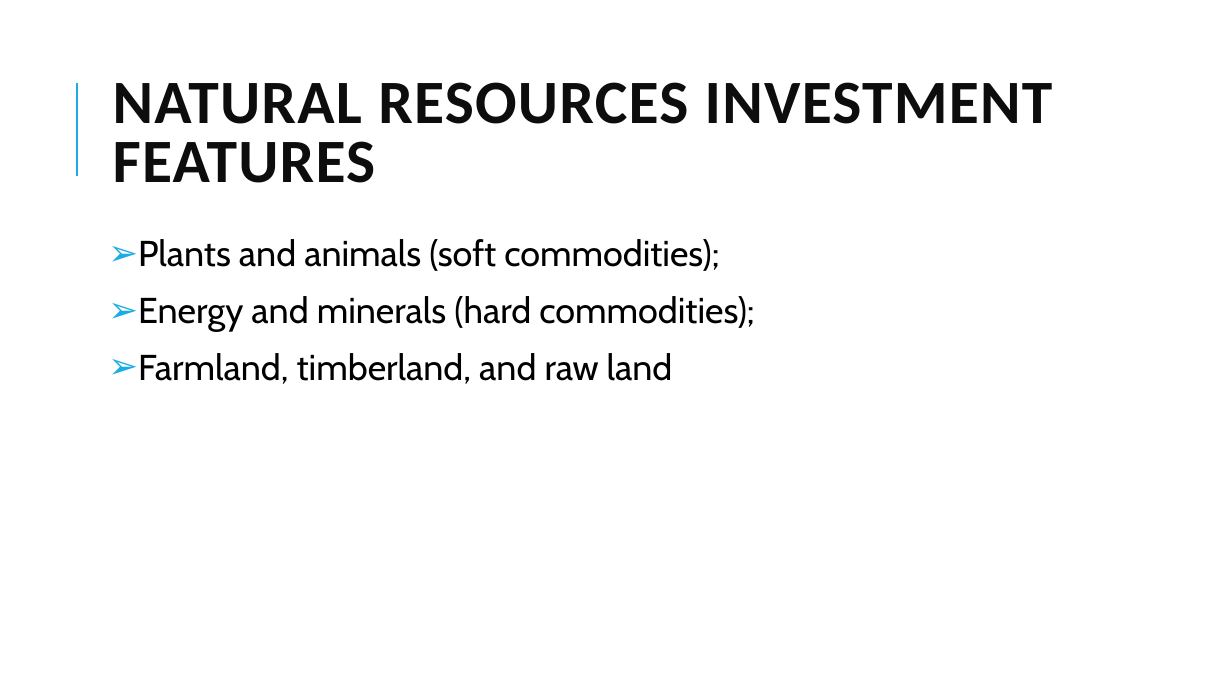
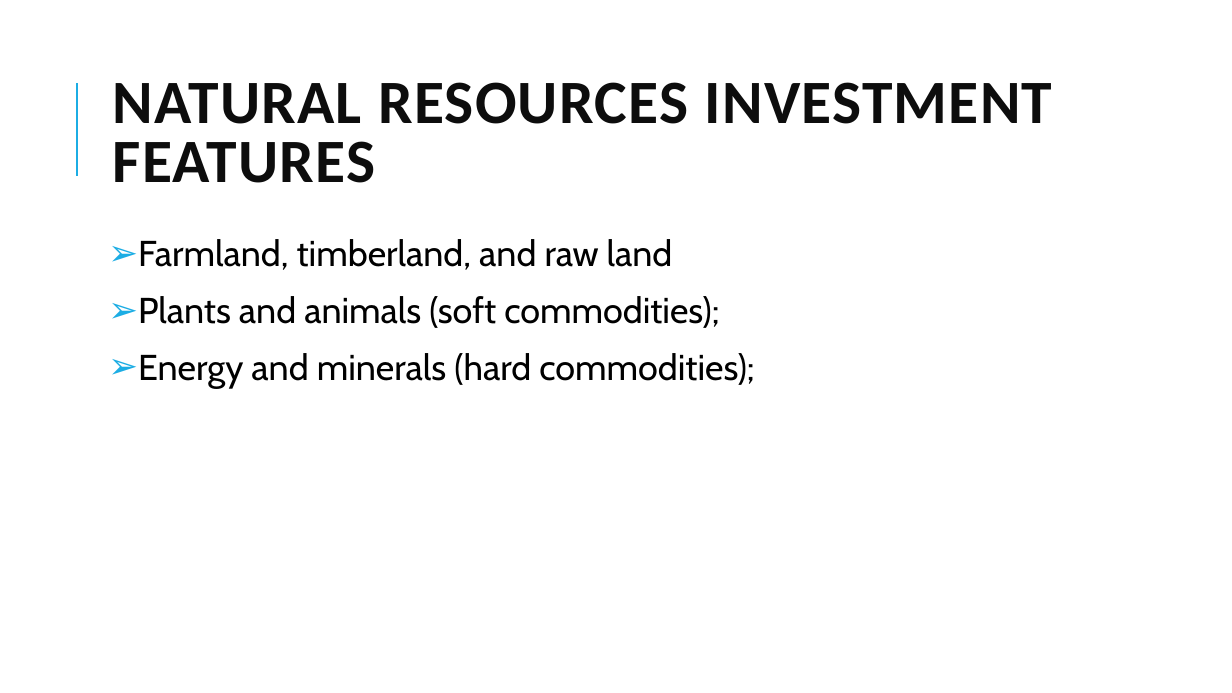
Before and after one commit to Isco0530/data, a slide deck: slide 76 of 2024Alternative.pptx. Drawn at 1232x693 pixels with LibreOffice and Linux fonts; fonts in the diff are those of the drawing. Boxes give left, top, right and bottom in pixels: in the first picture for what was removed or moved away, otherwise in the second. Text is boxed around its words. In the diff, an @@ line names an element or a change of style, - is before the commit and + after.

```diff
--- a/2024Alternative.pptx
+++ b/2024Alternative.pptx
@@ text at <box>138,239,673,270</box>: paragraph added @@
+➢ Farmland, timberland, and raw land
@@ text at <box>138,353,673,384</box>: paragraph removed @@
-➢ Farmland, timberland, and raw land
```
Also in this commit, not shown: 2 other slides changed, 7 slides added.
